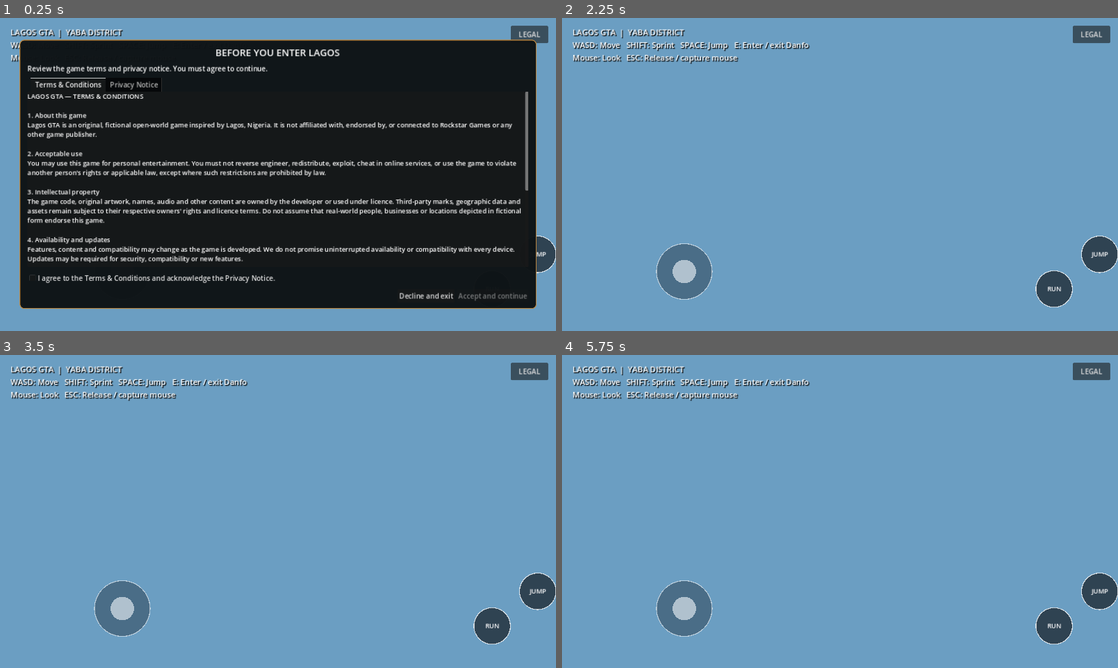
Above: before the commit, frames 1-4 (two rows, left to right).
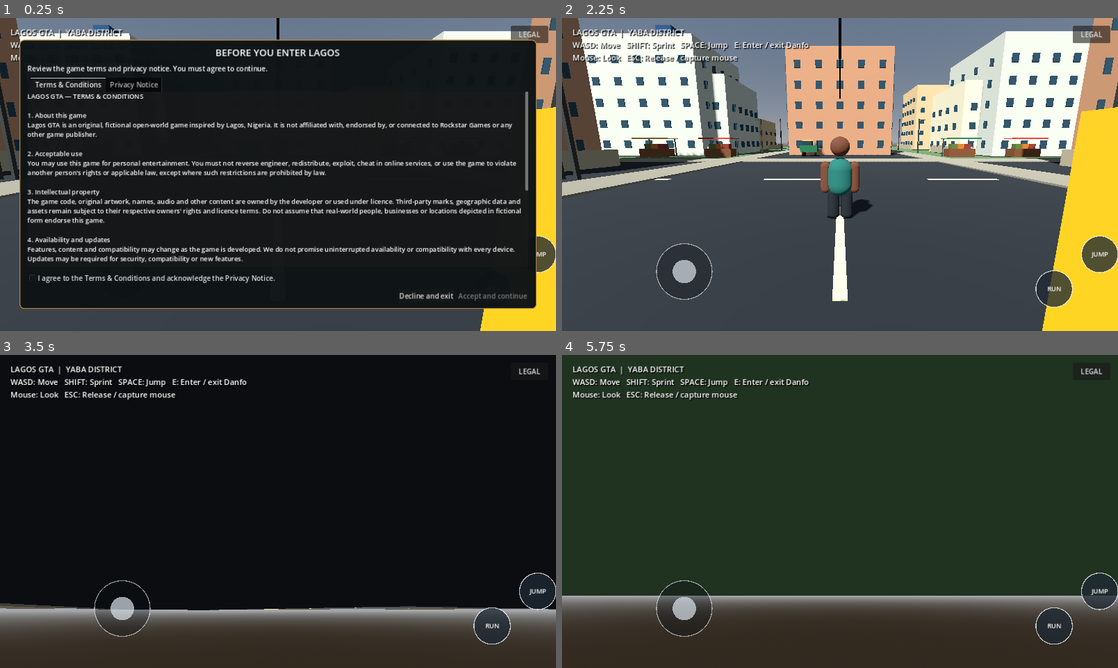
Above: after the commit, the same moments.

Repository: johnAyodele1/lagos-gta
Game: Godot game, scene res://scenes/main.tscn
Same seed, same stepped clock (60 frames per second), same inputs: the game is played once before the commit and once after it.
Inputs (mouse positions are in pixels of both pictures, inside the frame that each line leads up to):
- Up to frame 1 (0.25 s): no input
- Up to frame 2 (2.25 s): click "LEGAL" at 0.5 s; click "I agree to the Terms & Condit…" at 1.25 s; click "Accept and continue" at 2 s
- Up to frame 3 (3.5 s): tap Enter at 2.75 s; move the mouse to (305, 511) at 2.77 s; hold W from 2.78 s (still down); hold Shift from 2.78 s (still down); tap Space at 3.02 s
- Up to frame 4 (5.75 s): keep holding W; move the mouse to (812, 511) at 3.52 s; release Shift at 3.53 s; tap E at 3.6, 5.1 s; tap Space at 3.77, 5, 5.27 s; move the mouse to (851, 505) at 4.27 s; hold Shift 4.28-5.03 s; move the mouse to (834, 517) at 5.02 s

The runs differ from the first frame. In frame 1, 20% of the frame differs, in the area x 0-100%, y 0-100%; in frame 2, 99%; in frame 3, 99%; in frame 4, 99%.
Error before the commit: Cannot call method 'rotate_y' on a null value. (res://scripts/player_controller.gd:173)

Commit message:
fix: restore player camera after character rig refactor

Diff:
--- a/scripts/player_controller.gd
+++ b/scripts/player_controller.gd
@@ -66,6 +66,17 @@
 	_right_arm_pivot = _create_limb(Vector3(0.34, 0.28, 0.0), 0.12, 0.76, Color(0.38, 0.22, 0.14))
 	_left_leg_pivot = _create_limb(Vector3(-0.16, -0.32, 0.0), 0.15, 0.82, Color(0.10, 0.12, 0.14))
 	_right_leg_pivot = _create_limb(Vector3(0.16, -0.32, 0.0), 0.15, 0.82, Color(0.10, 0.12, 0.14))
+
+	camera_pivot = Node3D.new()
+	camera_pivot.position.y = 1.55
+	add_child(camera_pivot)
+
+	camera = Camera3D.new()
+	camera.position = Vector3(0.0, 0.35, 4.8)
+	camera.rotation.x = deg_to_rad(-9.0)
+	camera.current = true
+	camera.far = 180.0
+	camera_pivot.add_child(camera)
 
 func _character_material(color: Color) -> StandardMaterial3D:
 	var material := StandardMaterial3D.new()
